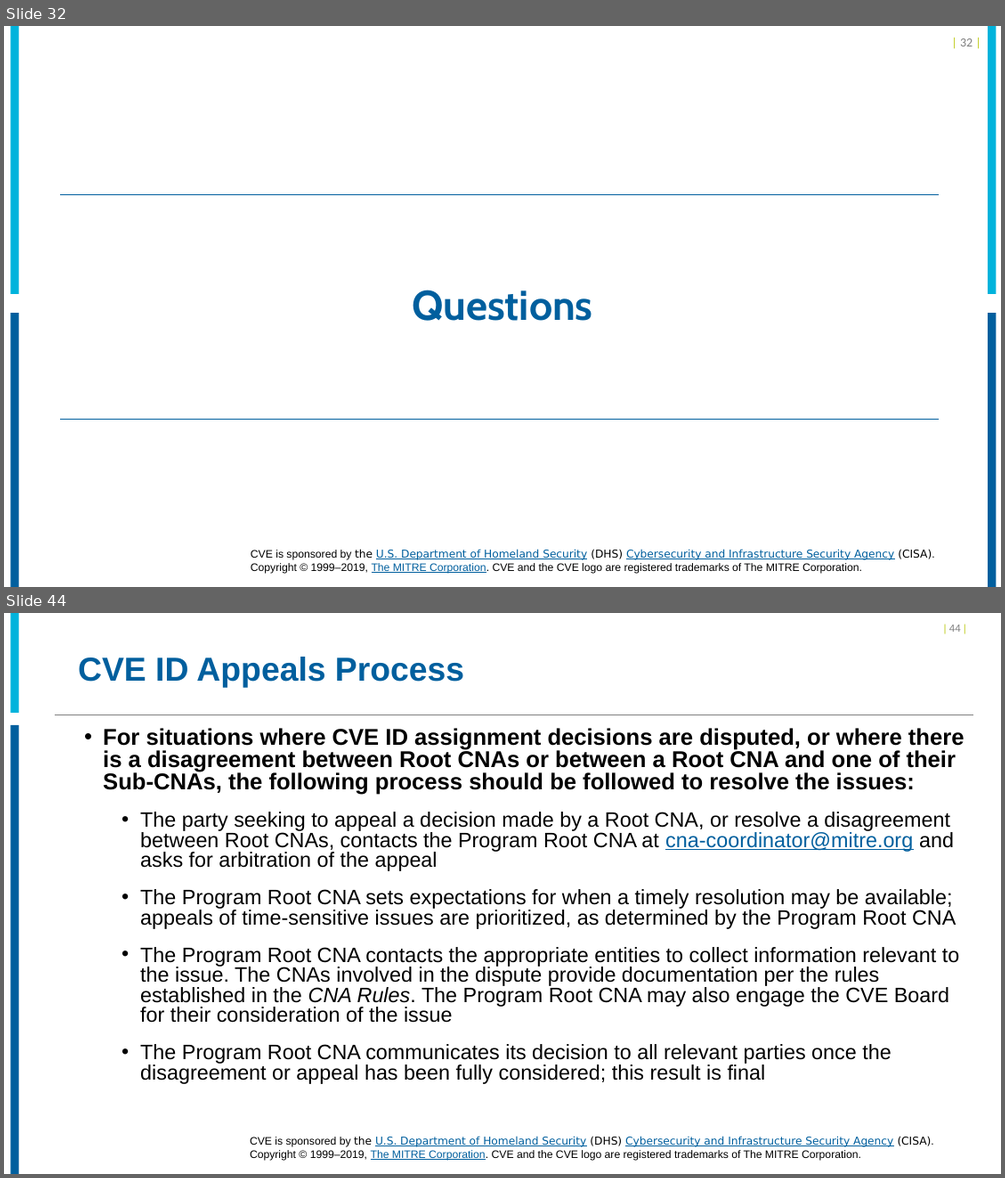
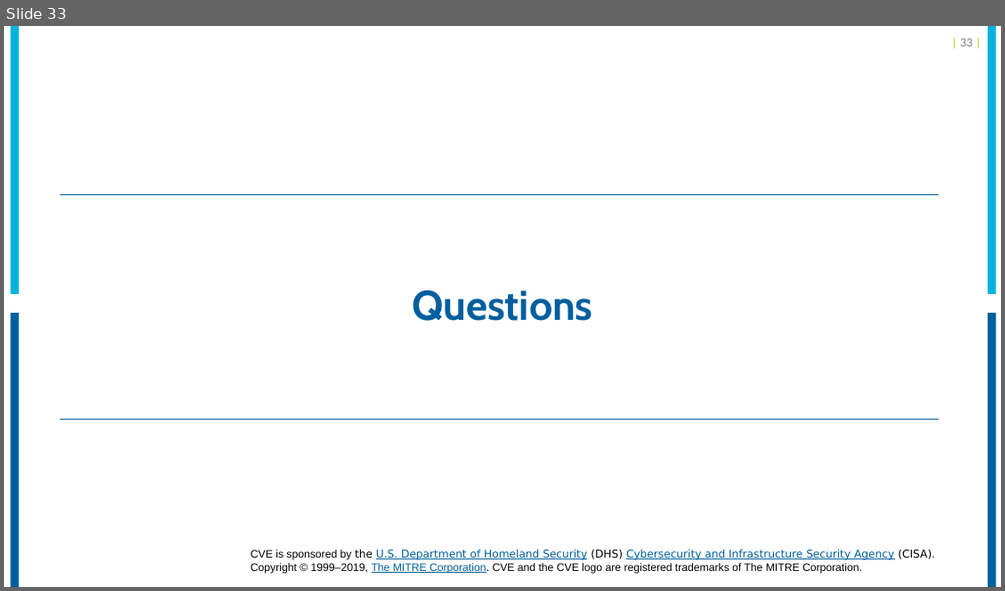
Before and after one commit to CVEProject/cveproject.github.io, a slide deck: docs/cna/Becoming_a_CNA.pptx. Shown one above the other, each under a label of ours: slides 32 and 44 before the commit, slide 33 after it; the slides between them are not shown. The pictures are 1005x1178 and 1005x591 pixels, drawn with LibreOffice and Linux fonts; fonts in the diff are those of the drawing; background and template pictures are left out. Boxes give left, top, right and bottom in pixels: in the first picture for what was removed or moved away, otherwise in the second. Text is boxed around its words. In the diff, an @@ line names an element or a change of style, - is before the commit and + after.

```diff
--- a/docs/cna/Becoming_a_CNA.pptx
+++ b/docs/cna/Becoming_a_CNA.pptx
@@ slide 44 removed at box(4, 613, 1001, 1174), background #FFFFFF @@
@@ rectangle removed at box(11, 613, 19, 713) @@
@@ page number removed at box(949, 625, 961, 632) @@
-| 44 |
@@ title removed at box(78, 657, 464, 688) @@
-CVE ID Appeals Process
@@ line removed from (54, 714) to (973, 714) @@
@@ rectangle removed at box(11, 725, 19, 1174) @@
@@ text removed at box(103, 728, 964, 1084) @@
-• For situations where CVE ID assignment decisions are disputed, or where there is a disagreement between Root CNAs or between a Root CNA and one of their Sub-CNAs, the following process should be followed to resolve the issues:
-  • The party seeking to appeal a decision made by a Root CNA, or resolve a disagreement between Root CNAs, contacts the Program Root CNA at cna-coordinator@mitre.org and asks for arbitration of the appeal
-  • The Program Root CNA sets expectations for when a timely resolution may be available; appeals of time-sensitive issues are prioritized, as determined by the Program Root CNA
-  • The Program Root CNA contacts the appropriate entities to collect information relevant to the issue. The CNAs involved in the dispute provide documentation per the rules established in the CNA Rules. The Program Root CNA may also engage the CVE Board for their consideration of the issue
-  • The Program Root CNA communicates its decision to all relevant parties once the disagreement or appeal has been fully considered; this result is final
@@ text removed at box(250, 1135, 934, 1160) @@
-CVE is sponsored by the U.S. Department of Homeland Security (DHS) Cybersecurity and Infrastructure Security Agency (CISA). Copyright © 1999–2019, The MITRE Corporation. CVE and the CVE logo are registered trademarks of The MITRE Corporation.
@@ what was slide 32 is now slide 33 @@
```
Also in this commit, not shown: 25 slides changed, 1 slide added, 11 other slides removed.
